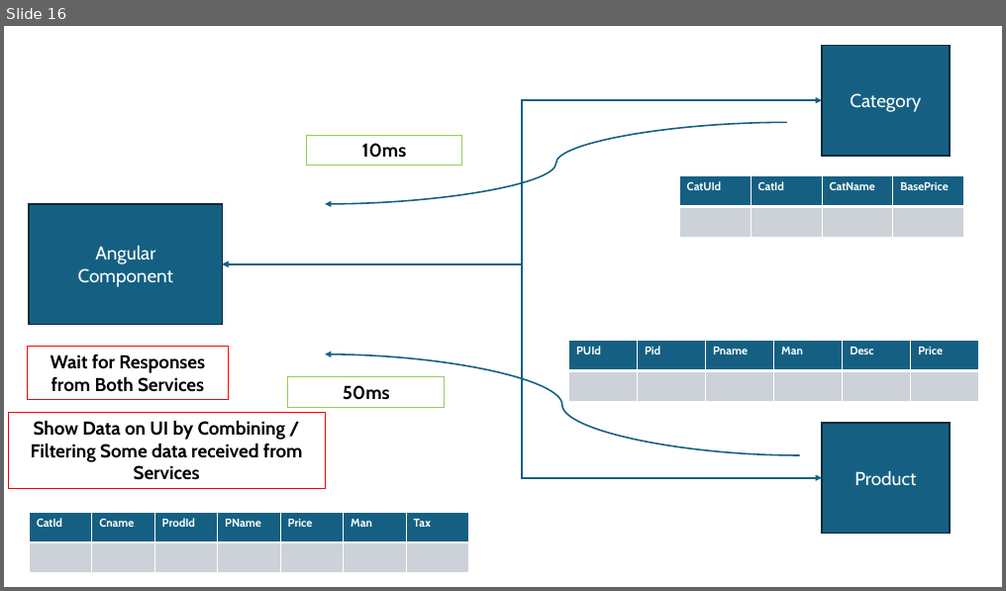
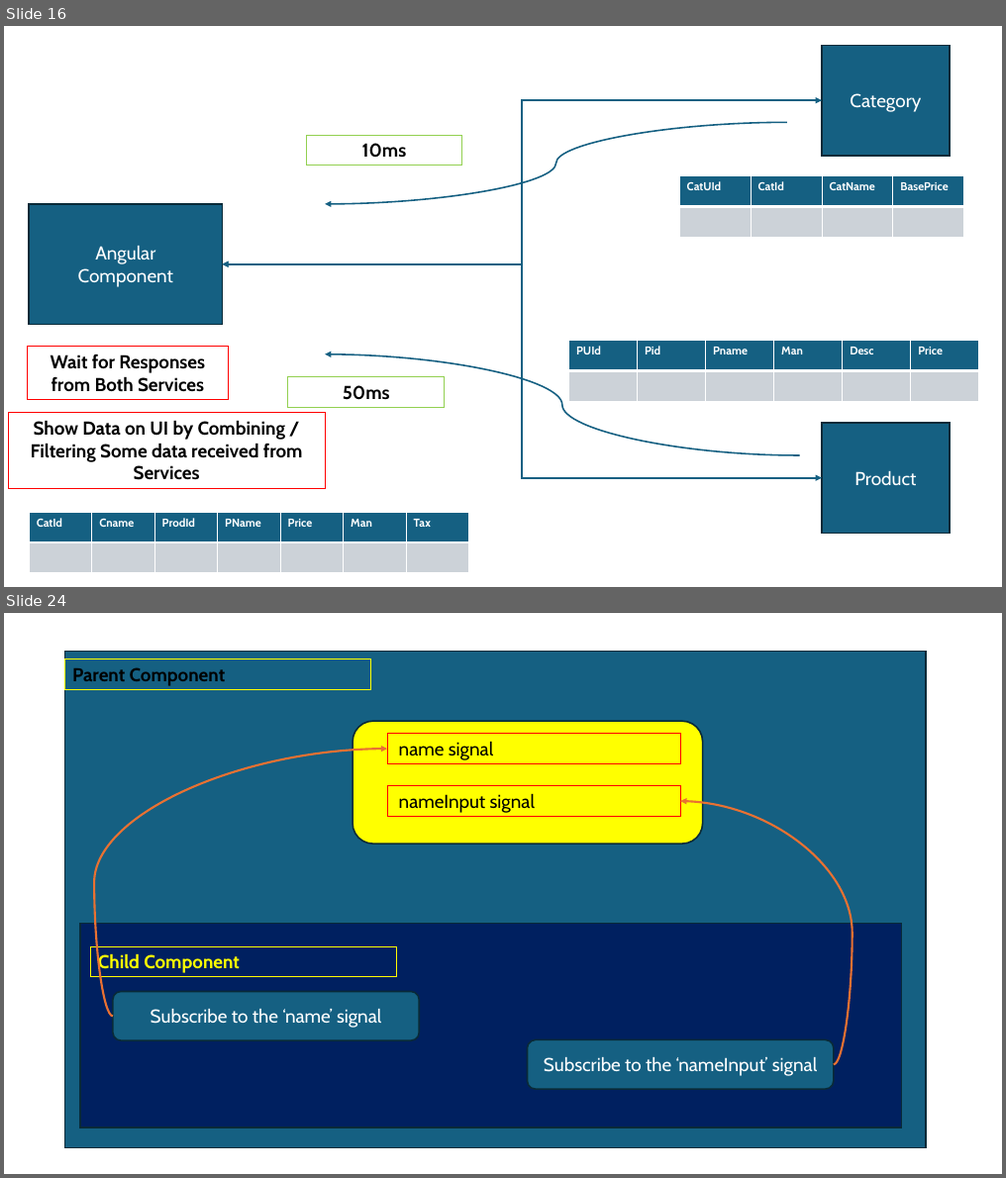
Before and after one commit to maheshsabnis/ng17guard, a slide deck: my-ng-app/Angular_Training_Images.pptx. Shown one above the other, each under a label of ours: slide 16 before the commit, slides 16 and 24 after it; the slides between them are not shown. The pictures are 1006x591 and 1006x1178 pixels, drawn with LibreOffice and Linux fonts; fonts in the diff are those of the drawing. Boxes give left, top, right and bottom in pixels: in the first picture for what was removed or moved away, otherwise in the second. Text is boxed around its words. In the diff, an @@ line names an element or a change of style, - is before the commit and + after.

```diff
--- a/my-ng-app/Angular_Training_Images.pptx
+++ b/my-ng-app/Angular_Training_Images.pptx
@@ slide 24 added at (4,613,1002,1174), background #FFFFFF @@
@@ rectangle added at (64,652,926,1149), fill #156082, outline #092A39 1.5 pt @@
@@ rectangle added at (64,660,371,689), outline #FFFF00 0.75 pt, 18 pt, text #000000, bold @@
+Parent Component
@@ rounded rectangle added at (352,721,703,844), fill #FFFF00, outline #092A39 1.5 pt @@
@@ curved arrow added from (113, 1017) to (387, 749), #E97132 2 pt @@
@@ rectangle added at (387,734,681,763), outline #FF0000 0.75 pt, 18 pt, text #000000 @@
+name signal
@@ rectangle added at (387,786,681,816), outline #FF0000 0.75 pt, 18 pt, text #000000 @@
+nameInput signal
@@ curved arrow added from (834, 1065) to (681, 802), #E97132 2 pt @@
@@ rectangle added at (80,924,902,1128), fill #002060, outline #092A39 1.5 pt @@
@@ rectangle added at (91,947,397,977), outline #FFFF00 0.75 pt, 18 pt, text #FFFF00, bold @@
+Child Component
@@ rounded rectangle added at (113,992,419,1042), fill #156082, outline #092A39 1.5 pt, 18 pt, text #FFFFFF @@
+Subscribe to the ‘name’ signal
@@ rounded rectangle added at (528,1041,834,1090), fill #156082, outline #092A39 1.5 pt, 18 pt, text #FFFFFF @@
+Subscribe to the ‘nameInput’ signal
```
Also in this commit, not shown: 5 other slides added, 23 other files.
